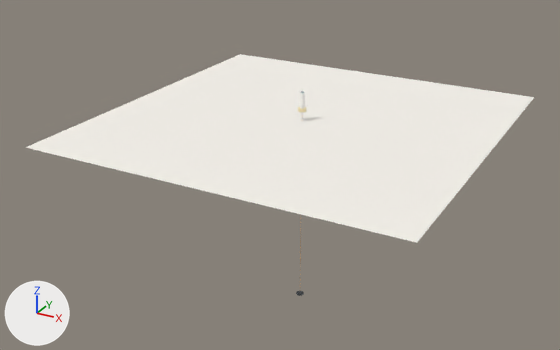
Renders of the Blender file docs/hardware/buoy-v1.blend from each side of a commit.
One viewpoint serves both versions: a 50 mm camera at (8.03, -15.7, 5.94) aimed at (-0.57, -0.06, -1.88). The lights are fixed; the arrows at lower left show +X, +Y and +Z. The picture after the commit comes second.

Names of what the first picture shows: 'Anchor.MushroomCap', 'Foam.Collar', 'Hull.Pipe', 'Render.Ground'.
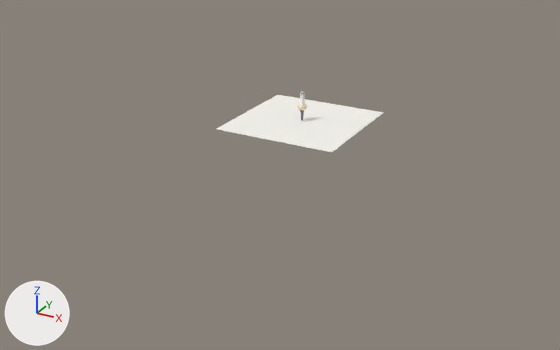
Not visible in the pictures: 'Hull.TopCap', 'Hull.BottomCap', 'Top.SolarPanel', 'Top.PCCover', 'Sensor.Turbidity.Cable', 'Sensor.Turbidity', 'Anchor.Eye', 'Anchor.MushroomStem', 'Hull.LEDWindow', 'DomeTop.AntennaSpire', 'Foam.HiVizBand', 'Tail.SensorPod'.

Where the newer file only moved an object's origin or applied its transform, the numbers keep the older frame.

Diff of the bpy script that builds the scene:
```diff
--- a/docs/hardware/buoy-v1.blend.py
+++ b/docs/hardware/buoy-v1.blend.py
@@ me_tail_keel @@
+me_tail_keel.from_pydata([(0.055, 0.0, -0.01), (0.055, 0.0, -0.03), (0.05, 0.0, -0.08), (0.04, 0.0, -0.15), (0.032, 0.0, -0.22), (0.028, 0.0, -0.26), (0.028, 0.0, -0.29), (0.0, 0.0, -0.29), (0.0, 0.0, -0.01)], [], [(0, 1, 2, 3, 4, 5, 6, 7, 8)])
+me_tail_keel.polygons.foreach_set('use_smooth', [True] * 1)
+me_tail_keel.materials.append(mat_m_tail_dark)  # grey #696f79
@@ me_hull_body @@
+me_hull_body.from_pydata([(0.055, 0.0, 0.0), (0.055, 0.0, 0.02), (0.053, 0.0, 0.06), (0.051, 0.0, 0.11), (0.051, 0.0, 0.16), (0.051, 0.0, 0.21), (0.053, 0.0, 0.26), (0.055, 0.0, 0.3), (0.055, 0.0, 0.32), (0.0, 0.0, 0.32), (0.0, 0.0, 0.0)], [], [(0, 1, 2, 3, 4, 5, 6, 7, 8, 9, 10)])
+me_hull_body.polygons.foreach_set('use_smooth', [True] * 1)
+me_hull_body.materials.append(mat_m_hull_white)  # white #f8f7f2
@@ ob_render_ground @@
 ob_render_ground = bpy.data.objects.new('Render.Ground', me_plane_001)
-ob_render_ground.location = (0.0, 0.0, -0.35)
-ob_render_ground.scale = (3.0, 3.0, 1.0)
+ob_render_ground.location = (0.0, 0.0, -0.36)
@@ ob_hull_pipe @@
-ob_hull_pipe = bpy.data.objects.new('Hull.Pipe', me_cylinder)
@@ ob_hull_topcap @@
-ob_hull_topcap = bpy.data.objects.new('Hull.TopCap', me_cylinder_002)
@@ ob_hull_bottomcap @@
-ob_hull_bottomcap = bpy.data.objects.new('Hull.BottomCap', me_cylinder_003)
@@ ob_top_solarpanel @@
-ob_top_solarpanel = bpy.data.objects.new('Top.SolarPanel', me_cube_005)
@@ ob_top_pccover @@
-ob_top_pccover = bpy.data.objects.new('Top.PCCover', me_cube_006)
@@ ob_foam_collar @@
-ob_foam_collar = bpy.data.objects.new('Foam.Collar', me_cylinder_016)
@@ ob_sensor_turbidity_cable @@
-ob_sensor_turbidity_cable = bpy.data.objects.new('Sensor.Turbidity.Cable', me_cylinder_022)
@@ ob_sensor_turbidity @@
-ob_sensor_turbidity = bpy.data.objects.new('Sensor.Turbidity', me_cylinder_023)
@@ ob_anchor_eye @@
-ob_anchor_eye = bpy.data.objects.new('Anchor.Eye', me_torus_001)
@@ ob_anchor_mushroomcap @@
-ob_anchor_mushroomcap = bpy.data.objects.new('Anchor.MushroomCap', me_cylinder_026)
@@ ob_anchor_mushroomstem @@
-ob_anchor_mushroomstem = bpy.data.objects.new('Anchor.MushroomStem', me_cylinder_027)
@@ ob_tail_sensorpod @@
+ob_tail_sensorpod = bpy.data.objects.new('Tail.SensorPod', me_cylinder_005_1)  # a 48-sided cylinder along z spanning x -0.028..0.028, y -0.028..0.028, z -0.025..0.025; in mat_m_pod_dark (dark grey #595d65)
+ob_tail_sensorpod.location = (0.0, 0.0, -0.32)
@@ ob_tail_keel @@
+ob_tail_keel = bpy.data.objects.new('Tail.Keel', me_tail_keel)  # modifiers SCREW
+ob_tail_keel.location = (0.0, 0.0, 0.0)
@@ ob_foam_body @@
+ob_foam_body = bpy.data.objects.new('Foam.Body', me_foam_body_001)  # 44 vertices, 1 face; spans x 0.055..0.115, y 0.0, z -0.065..0.045; in mat_m_foam_sand (beige #efe5c8); modifiers SCREW
+ob_foam_body.location = (0.0, 0.0, 0.0)
@@ ob_foam_hivizband @@
+ob_foam_hivizband = bpy.data.objects.new('Foam.HiVizBand', me_cylinder_003_1)  # 322 vertices, 164 faces; spans x -0.116..0.116, y -0.116..0.116, z -0.011..0.011; in mat_m_hiviz_orange (orange #faad59)
+ob_foam_hivizband.location = (0.0, 0.0, 0.0)
@@ ob_dometop_antennaspire @@
+ob_dometop_antennaspire = bpy.data.objects.new('DomeTop.AntennaSpire', me_cylinder_001)  # a 24-sided cylinder along z spanning x -0.005..0.005, y -0.005..0.005, z -0.04..0.04; in mat_m_spire_clear (white #f8fafd)
+ob_dometop_antennaspire.location = (0.0, 0.0, 0.42)
@@ ob_dometop_glass @@
+ob_dometop_glass = bpy.data.objects.new('DomeTop.Glass', me_dometop_glass)  # 21 vertices, 1 face; spans x 0.0..0.0605, y 0.0, z 0.32..0.381; in mat_m_dome_glass (white #f6f9fc); modifiers SCREW
+ob_dometop_glass.location = (0.0, 0.0, 0.0)
@@ ob_hull_ledwindow @@
+ob_hull_ledwindow = bpy.data.objects.new('Hull.LEDWindow', me_cylinder_006_1)  # 320 vertices, 164 faces; spans x -0.055..0.055, y -0.055..0.055, z -0.003..0.003; in mat_m_led_window (cyan #99e5e5)
+ob_hull_ledwindow.location = (0.0, 0.0, 0.3)
@@ ob_hull_body @@
+ob_hull_body = bpy.data.objects.new('Hull.Body', me_hull_body)  # modifiers SCREW
+ob_hull_body.location = (0.0, 0.0, 0.0)
```

Changed parts and their boxes (x1, y1, x2, y2) in the pictures (560 x 350 px):
'Render.Ground', moved, rescaled (67% narrower, 69% shorter): before (25, 54, 534, 243); after (217, 95, 384, 152)
'Hull.Pipe', deleted: before (300, 93, 305, 109)
'Hull.Body', added: after (300, 94, 305, 105)
'Foam.Body', added: after (297, 104, 307, 110)
'Foam.Collar', deleted: before (298, 107, 306, 112)
'Anchor.MushroomCap', deleted: before (296, 291, 304, 296)
'Tail.Keel', added: after (300, 110, 304, 118)
'DomeTop.Glass', added: after (300, 91, 305, 94)
